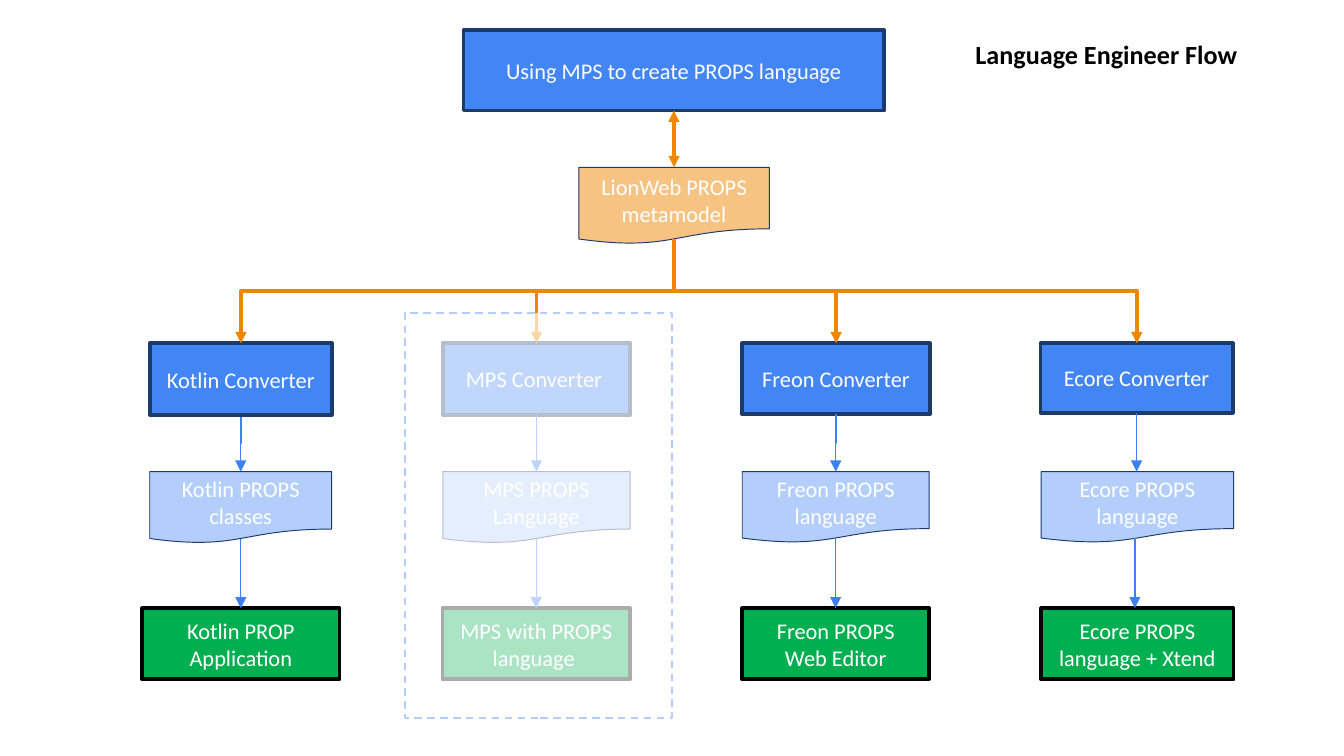
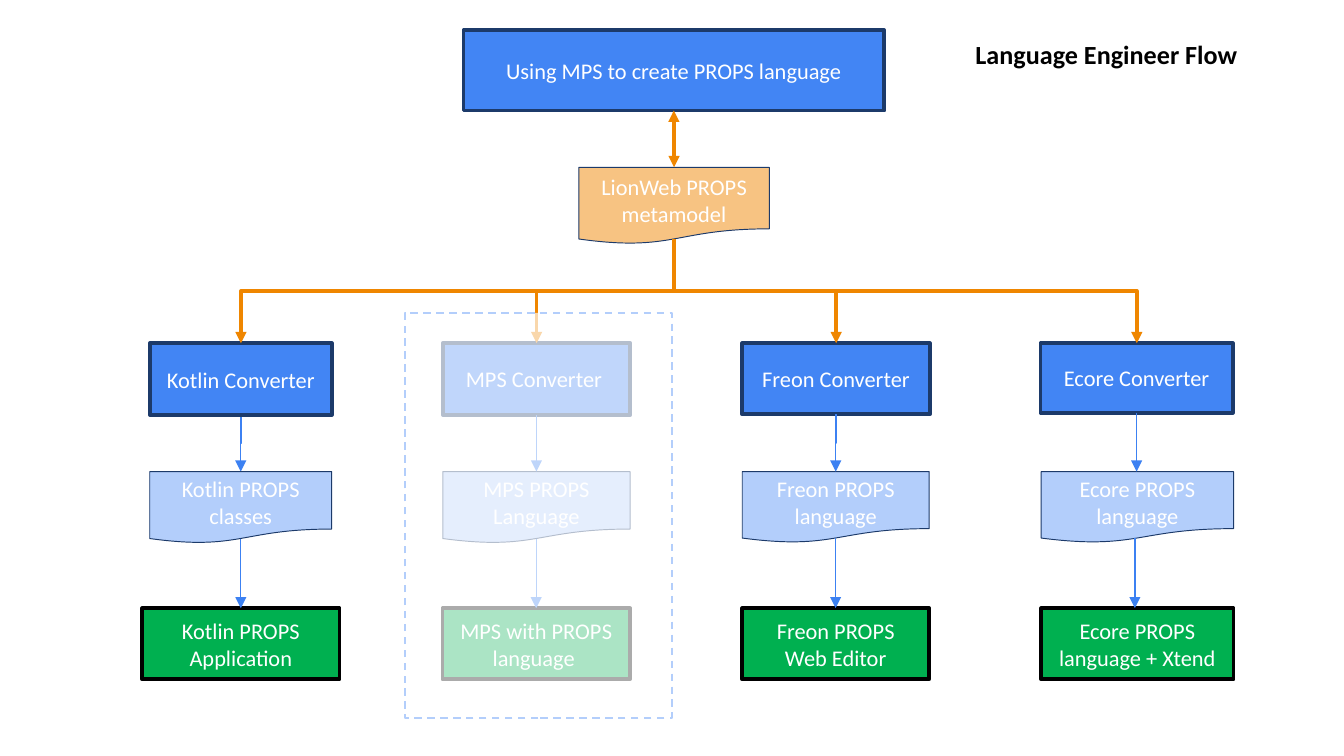
Before and after one commit to LionWeb-io/specification, a slide deck: slide 15 of resources/LangDev Talk.pptx (slide 14 before the commit). Drawn at 1344x756 pixels with LibreOffice and Linux fonts; fonts in the diff are those of the drawing. Boxes give left, top, right and bottom in pixels: in the first picture for what was removed or moved away, otherwise in the second. Text is boxed around its words. In the diff, an @@ line names an element or a change of style, - is before the commit and + after.

```diff
--- a/resources/LangDev Talk.pptx
+++ b/resources/LangDev Talk.pptx
@@ text in rectangle at (182, 623, 299, 670): text changed @@
-Kotlin PROP Application
+Kotlin PROPS Application
```
Also in this commit, not shown: 2 other slides changed, 1 slide added.
